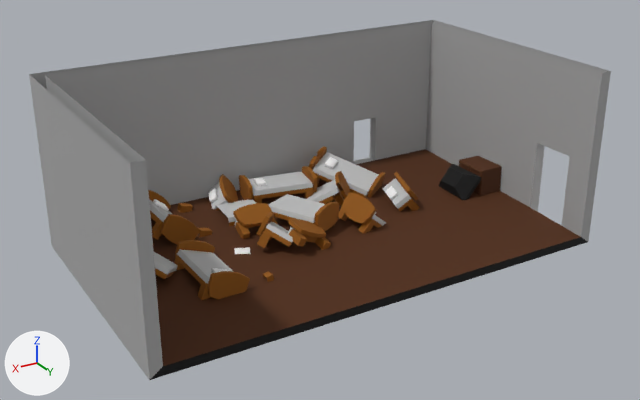
The FBX model Assets/Resources/Models/hospital3.FBX as it was, and as the next commit left it.
Camera for both pictures: a camera (50 mm lens) standing at (29.1, 44.1, 20.4) and looking at (1.3, -2.2, -2.7). Every picture has the same lights, and +X, +Y and +Z are marked at lower left. Where no turn or scale is listed for an object, it has been applied to the vertices. Vertices at the same position are counted once.
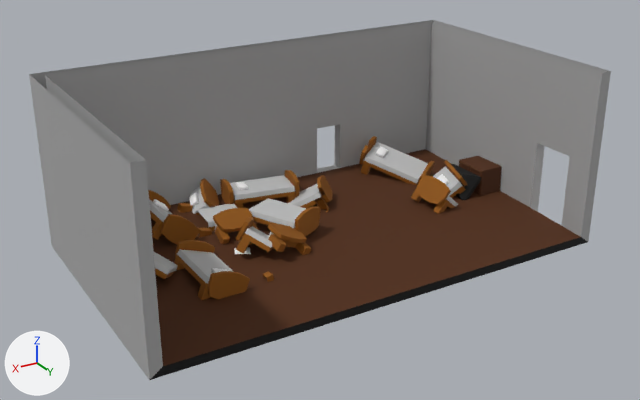
Pixel boxes (x1, y1, x2, y2) of what changed, in the pictures (640 x 400 px; the box of a moved part takes in the faces that stretch with it):
part 1 of me_mesh, moved or reshaped
    before: (309, 146, 385, 198)
    after: (359, 136, 434, 185)
part 2 of me_mesh, moved or reshaped
    before: (239, 166, 317, 203)
    after: (220, 170, 300, 208)
part 3 of me_mesh, moved or reshaped
    before: (233, 203, 277, 239)
    after: (213, 208, 259, 244)
part 4 of me_mesh, moved or reshaped
    before: (208, 174, 238, 209)
    after: (189, 178, 219, 214)
part 5 of me_mesh, moved or reshaped
    before: (256, 212, 293, 248)
    after: (236, 217, 273, 253)
part 6 of me_mesh, moved or reshaped
    before: (338, 192, 386, 234)
    after: (411, 175, 458, 214)
part 7 of me_mesh, moved or reshaped
    before: (307, 171, 350, 205)
    after: (288, 175, 332, 212)
part 8 of me_mesh, moved or reshaped
    before: (382, 172, 419, 212)
    after: (433, 160, 467, 198)
part 9 of me_mesh, moved or reshaped
    before: (216, 194, 339, 250)
    after: (196, 198, 320, 255)
part 10 of me_mesh, moved or reshaped
    before: (45, 23, 432, 205)
    after: (130, 92, 428, 205)

Diff of the bpy script that builds the scene:
```diff
--- a/Assets/Resources/Models/hospital3.FBX.py
+++ b/Assets/Resources/Models/hospital3.FBX.py
@@ me_mesh @@
 # used by ob_box008; location = (0.0, 0.0, -0.42)
-me_mesh.from_pydata(...)  # 2274 vertices, 4259 faces; spans x -15.3..16.7, y -12.2..6.2, z -6.0..6.0
+me_mesh.from_pydata(...)  # 2272 vertices, 4255 faces; spans x -15.3..16.7, y -12.2..6.2, z -6.0..6.0
+# me_mesh part 1: the loose piece of 237 vertices spanning x -7.2..-2.1, y -11.1..-5.4, z -5.8..-2.1 is moved by (-4.6, 0.0, 0.0)
+# me_mesh part 2: the loose piece of 232 vertices spanning x -2.1..3.4, y -11.0..-7.5, z -5.0..-2.9 is moved by (1.5, 0.0, 0.0)
+# me_mesh part 3: the loose piece of 93 vertices spanning x 3.4..6.0, y -6.0..-4.1, z -5.0..-3.2 is moved by (1.5, 0.0, 0.0)
+# me_mesh part 4: the loose piece of 139 vertices spanning x 3.3..5.9, y -11.7..-8.6, z -5.5..-2.8 is moved by (1.5, 0.0, 0.0)
+# me_mesh part 5: the loose piece of 109 vertices spanning x 2.8..6.1, y -4.3..-0.8, z -5.5..-2.6 is moved by (1.5, 0.0, 0.0)
+# me_mesh part 6: the loose piece of 155 vertices spanning x -4.3..-0.9, y -4.3..-1.1, z -5.9..-2.9 is moved by (-6.4, 0.0, 0.0)
+# me_mesh part 7: the loose piece of 109 vertices spanning x -4.1..0.2, y -9.1..-5.0, z -5.6..-2.8 is moved by (1.5, 0.0, 0.0)
+# me_mesh part 8: the loose piece of 139 vertices spanning x -7.6..-5.2, y -5.2..-2.2, z -5.1..-2.7 is moved by (-4.6, 0.0, 0.0)
+# me_mesh part 9: 92 vertices moved from x 0.7..4.2, y -6.0..-0.2, z -5.2..-3.0 to x 1.1..5.7, y -3.7..-0.2, z -5.2..-3.0; 157 vertices removed from x -0.6..6.0, y -9.0..-0.2, z -5.7..-2.9; 157 vertices added at x 0.9..7.5, y -9.0..-0.3, z -5.7..-2.9
+# me_mesh part 10: 8 vertices moved from x -9.4..-7.3, y -12.2..-11.4, z -6.0..-0.9 to x -6.0..-3.9, y -12.2..-11.4, z -6.0..-0.9; 4 vertices removed from x -7.3..0.0, y -11.4, z -4.5..6.0; 2 vertices added at x -3.9, y -11.4, z -4.5..-0.9
 me_mesh.materials.append(mat_material__0)
```
